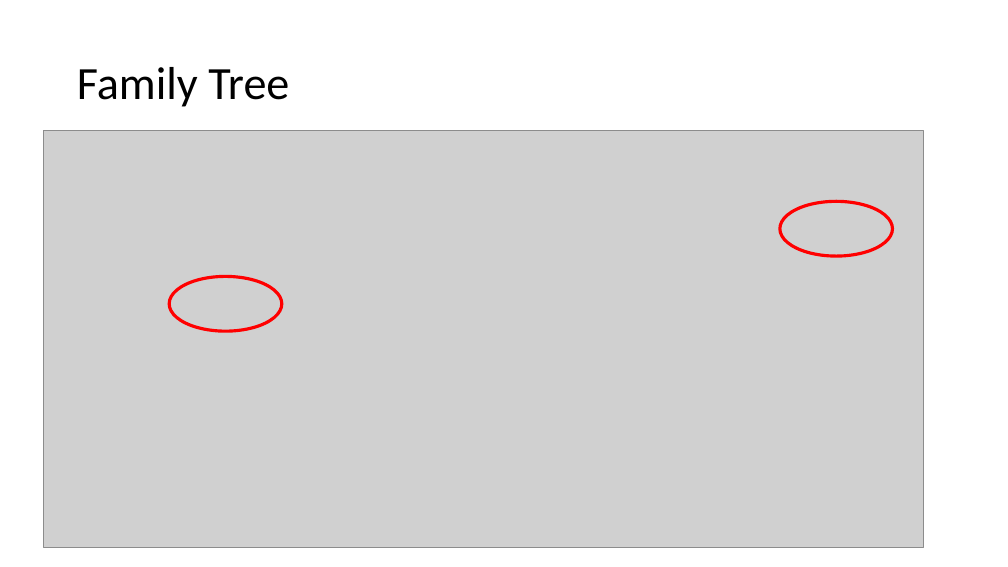
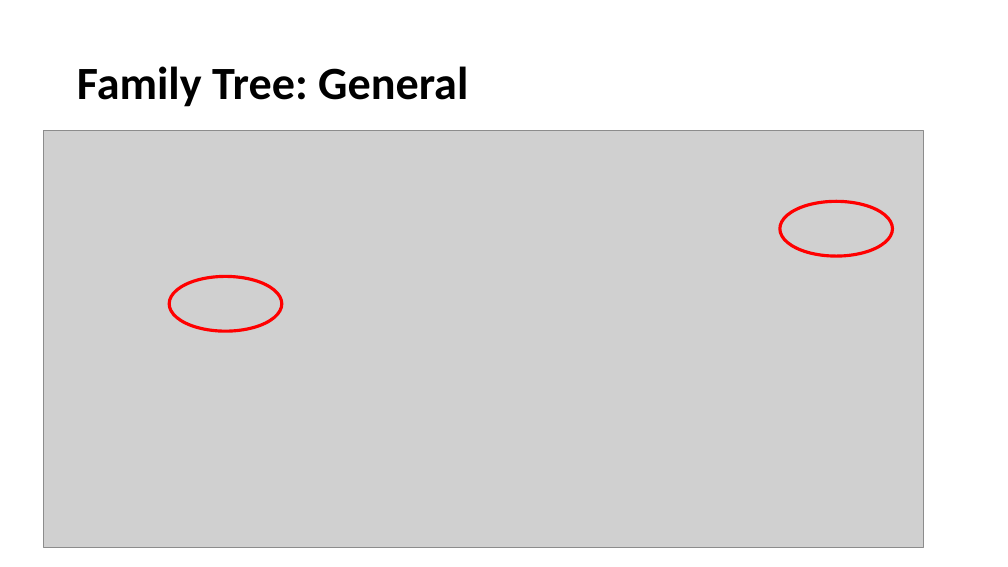
Before and after one commit to LeedsCodeDojo/TryScheme, a slide deck: slide 7 of Scheme Intro.pptx (slide 6 before the commit). Drawn at 1008x567 pixels with LibreOffice and Linux fonts; fonts in the diff are those of the drawing; grey boxes stand for pictures. Boxes give left, top, right and bottom in pixels: in the first picture for what was removed or moved away, otherwise in the second. Text is boxed around its words. In the diff, an @@ line names an element or a change of style, - is before the commit and + after.

```diff
--- a/Scheme Intro.pptx
+++ b/Scheme Intro.pptx
@@ title at (77,66,468,107): text changed; bold on @@
-Family Tree
+Family Tree: General
```
Also in this commit, not shown: 13 other slides changed, 6 slides added.
